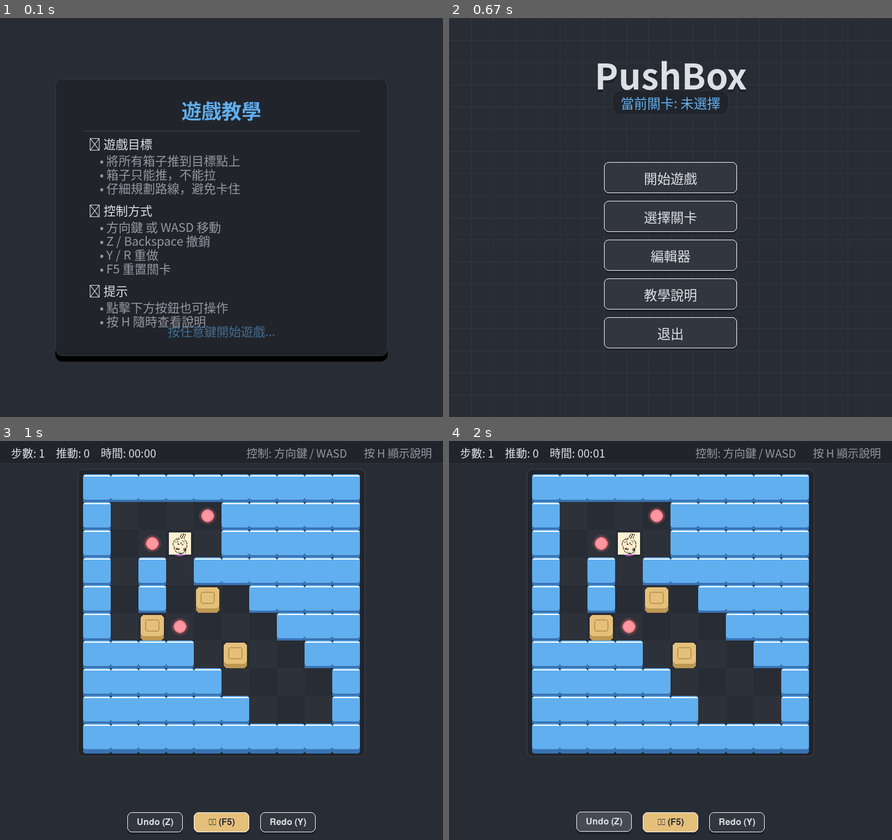
Above: before the commit, frames 1-4 (two rows, left to right).
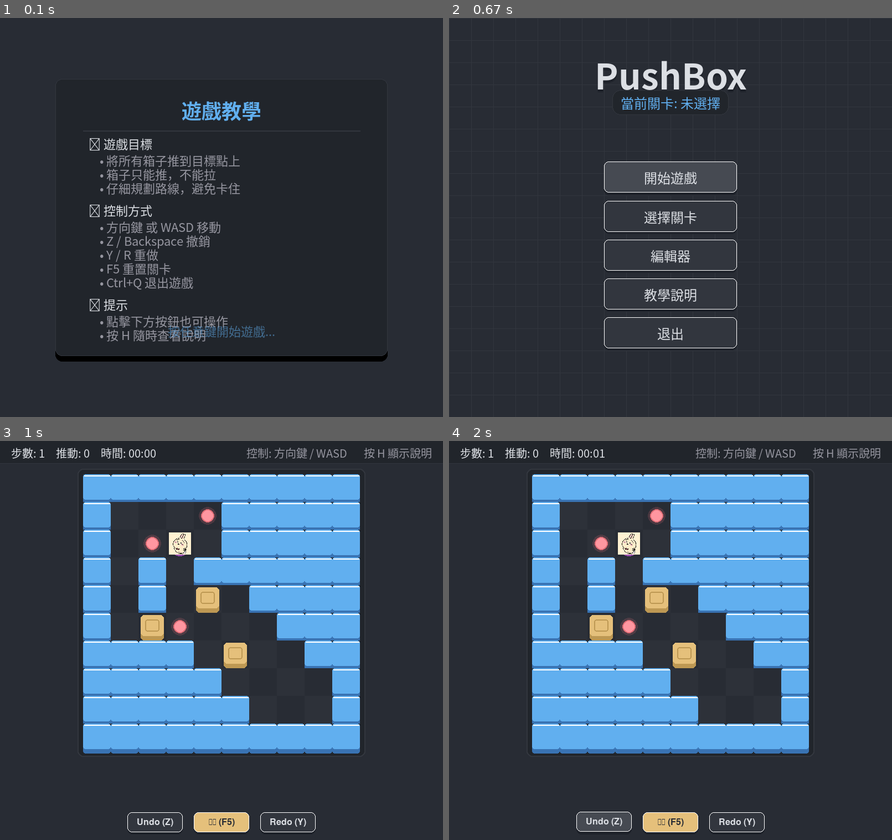
Above: after the commit, the same moments.

Repository: YI-TING-EE13/Pushbox-Pygame
Game: pygame game, started from main.py
Two runs of this game, one before a commit and one after it. Both use one fixed random seed, a clock stepped at 60 frames per second and the inputs below.
Inputs:
- Up to frame 1 (0.1 s): no input
- Up to frame 2 (0.67 s): type "ann" at 0.33 s
- Up to frame 3 (1 s): tap Enter at 0.67 s; type "a" at 0.88 s
- Up to frame 4 (2 s): tap Enter at 1.02 s; click "Undo (Z)" at 1.48 s; hold Right from 1.77 s (still down); tap Y at 1.92 s

The runs differ from the first frame. In frame 1, 1.4% of the frame differs, in the area x 20-52%, y 64-82%; in frame 2, 0.3%; in frame 3, nothing differs; in frame 4, nothing differs.

Commit message:
feat(ui): add button selection state and display exit key in TutorialScreen

Diff:
--- a/src/pushbox/views/ui_components.py
+++ b/src/pushbox/views/ui_components.py
@@ -42,11 +42,12 @@
         self.hovered = False
         self.pressed = False
         self.hover_anim = 0.0  # 0.0 to 1.0
+        self.selected = False
 
     def draw(self, screen: pygame.Surface) -> None:
         """Draw the button."""
         # Animation logic
-        target_anim = 1.0 if self.hovered else 0.0
+        target_anim = 1.0 if (self.hovered or self.selected) else 0.0
         self.hover_anim += (target_anim - self.hover_anim) * 0.2
 
         # Calculate visual position (lift up when hovered)
@@ -63,7 +64,7 @@
         body_rect = self.rect.copy()
         body_rect.y += offset_y
 
-        color = self.hover_color if self.hovered else self.bg_color
+        color = self.hover_color if (self.hovered or self.selected) else self.bg_color
         pygame.draw.rect(screen, color, body_rect, border_radius=8)
 
         # Draw Border (subtle highlight)
@@ -353,6 +354,7 @@
                     "Z / Backspace 撤銷",
                     "Y / R 重做",
                     "F5 重置關卡",
+                    "Ctrl+Q 退出遊戲",
                 ],
             ),
             ("💡 提示", ["點擊下方按鈕也可操作", "按 H 隨時查看說明"]),
